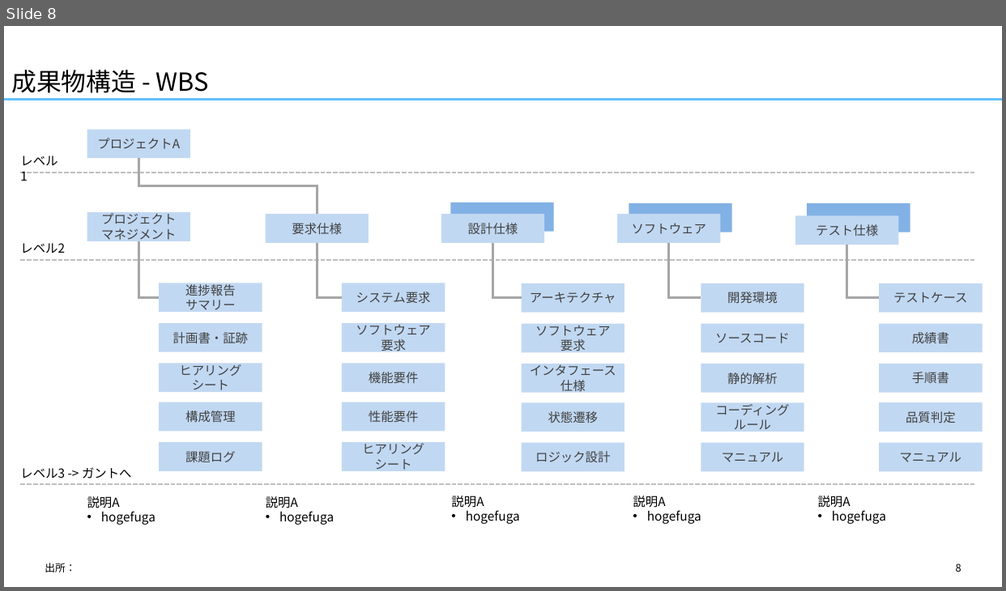
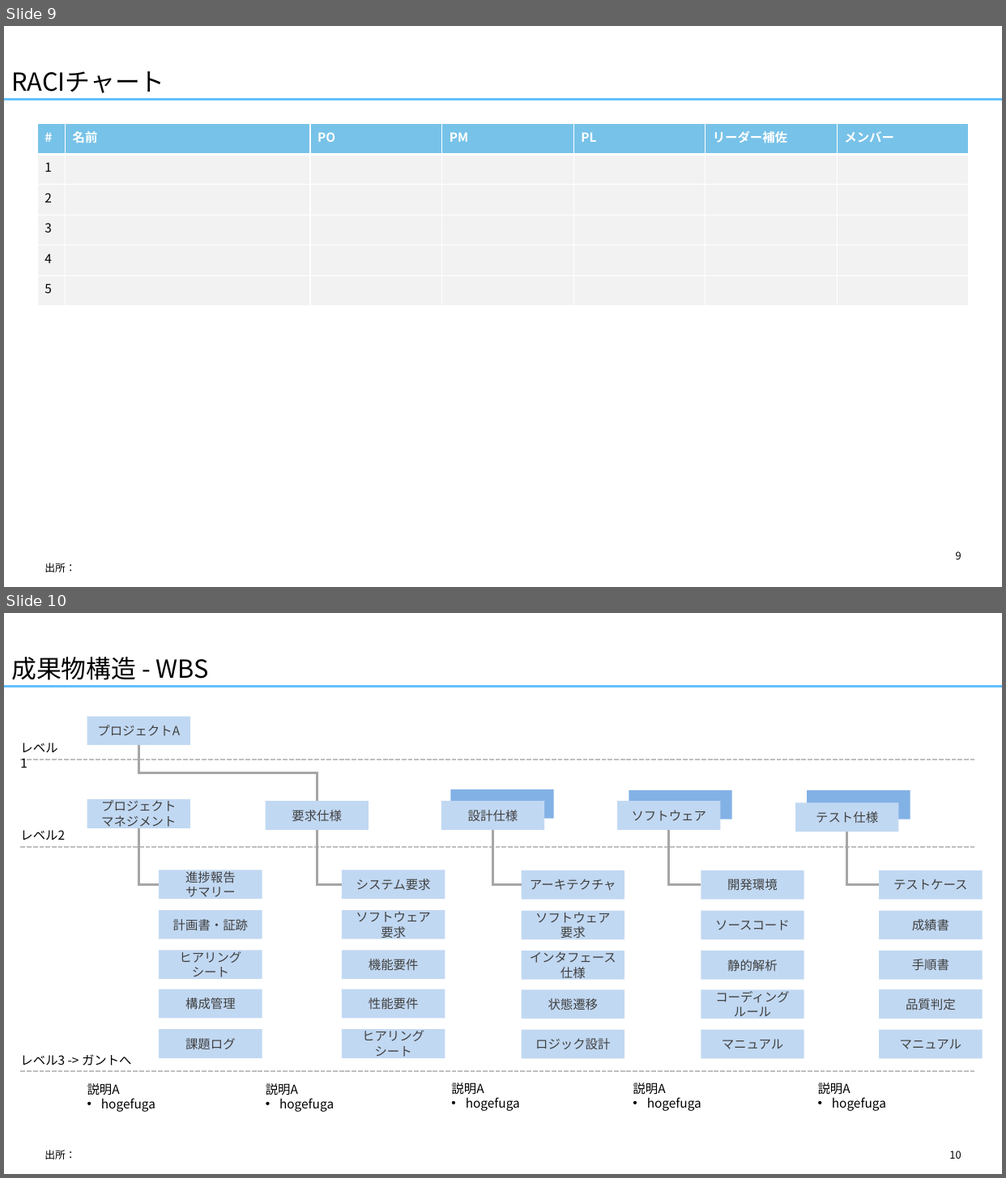
Before and after one commit to yuzucha16/dotfiles, a slide deck: office/template_A4.pptx. Shown one above the other, each under a label of ours: slide 8 before the commit, slides 9 and 10 after it. The pictures are 1006x591 and 1006x1178 pixels, drawn with LibreOffice and Linux fonts; fonts in the diff are those of the drawing. Boxes give left, top, right and bottom in pixels: in the first picture for what was removed or moved away, otherwise in the second. Text is boxed around its words. In the diff, an @@ line names an element or a change of style, - is before the commit and + after.

```diff
--- a/office/template_A4.pptx
+++ b/office/template_A4.pptx
@@ slide 9 added at (4,26,1002,587), background #FFFFFF; not listed: 1 template element that a slide beside it also shows @@
@@ title added at (11,71,164,93), 24 pt, text #000000 @@
+RACIチャート
@@ table added at (38,124,969,306), 6 rows, 7 columns @@
+# | 名前 | PO | PM | PL | リーダー補佐 | メンバー
+1 |  |  |  |  |  | 
+2 |  |  |  |  |  | 
+3 |  |  |  |  |  | 
+4 |  |  |  |  |  | 
+5 |  |  |  |  |  | 
@@ page number added at (956,552,961,560), 10 pt, text #000000 @@
+9
@@ text added at (44,563,75,573), 10 pt, text #000000 @@
+出所：
@@ what was slide 8 is now slide 10 @@
@@ page number at (949,1151,961,1159): text changed @@
-8
+10
```
Also in this commit, not shown: 3 slides changed, 3 other slides added, 1 other file.
